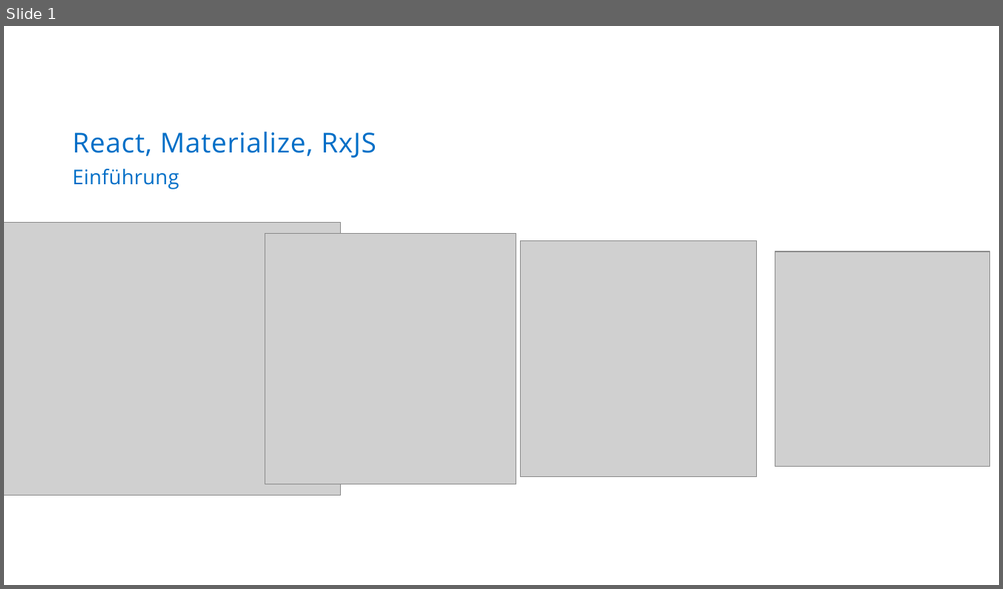
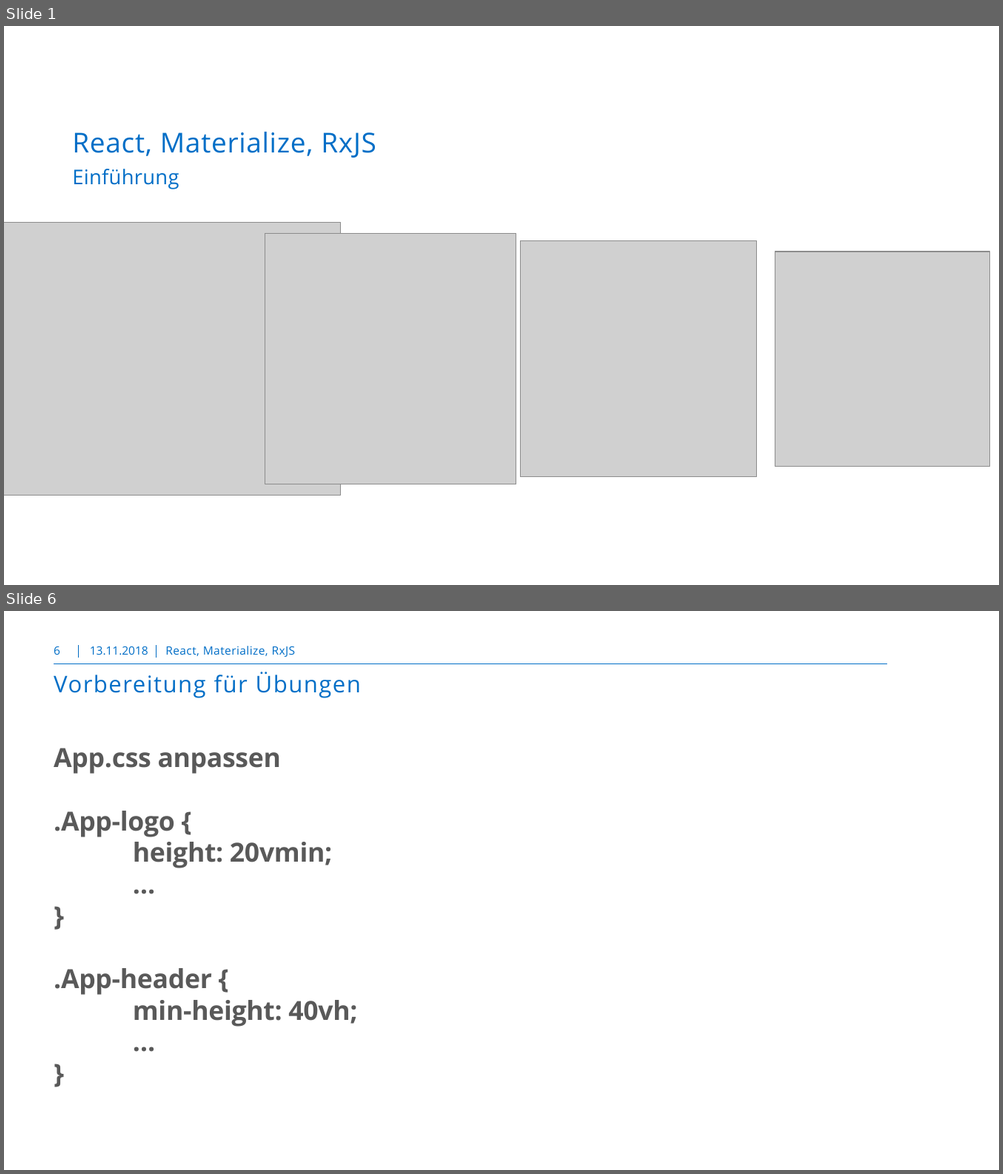
Before and after one commit to markusborer/ReactSample, a slide deck: React.pptx. Shown one above the other, each under a label of ours: slide 1 before the commit, slides 1 and 6 after it; the slides between them are not shown. The pictures are 1003x589 and 1003x1174 pixels, drawn with LibreOffice and Linux fonts; fonts in the diff are those of the drawing; grey boxes stand for pictures; background and template pictures are left out. Boxes give left, top, right and bottom in pixels: in the first picture for what was removed or moved away, otherwise in the second. Text is boxed around its words. In the diff, an @@ line names an element or a change of style, - is before the commit and + after.

```diff
--- a/React.pptx
+++ b/React.pptx
@@ slide 6 added at box(4, 611, 999, 1170), background #FFFFFF @@
@@ page number added at box(54, 646, 60, 655), 10.5 pt, text #006EC7 @@
+6
@@ line added from (78, 645) to (78, 658), #006CC3 0.75 pt @@
@@ text added at box(90, 646, 148, 655), 10.5 pt, text #006EC7 @@
+13.11.2018
@@ line added from (156, 645) to (156, 658), #006CC3 0.75 pt @@
@@ text added at box(165, 646, 296, 657), 10.5 pt, text #006EC7 @@
+React, Materialize, RxJS
@@ line added from (54, 664) to (887, 664), #006EC7 1 pt @@
@@ title added at box(54, 672, 361, 698), 21 pt, text #006EC7 @@
+Vorbereitung für Übungen
@@ text added at box(54, 748, 357, 1027), 24 pt, text #595959, bold @@
+App.css anpassen
+.App-logo {
+height: 20vmin;
+…
+}
+.App-header {
+min-height: 40vh;
+…
+}
```
Also in this commit, not shown: 41 slides changed, 2 other slides added, 1 other file.
